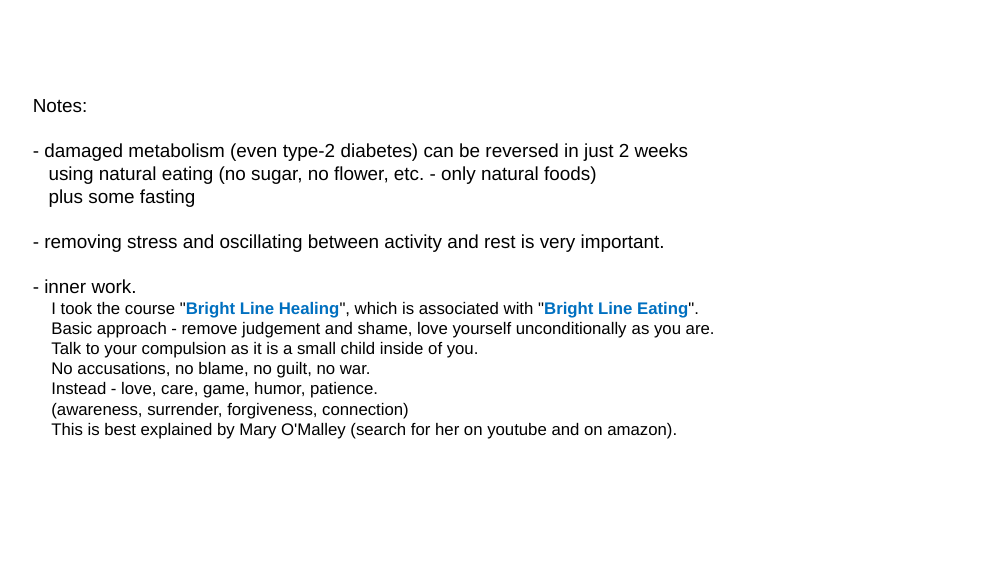
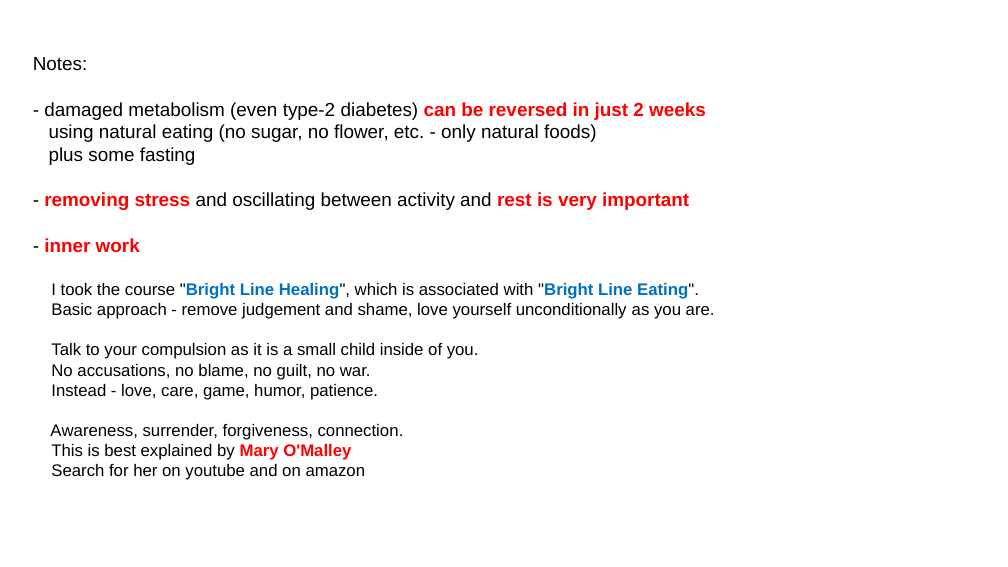
Before and after one commit to lselector/misc, a slide deck: slide 10 of _Life_Lose_Weight.pptx (slide 6 before the commit). Drawn at 1008x567 pixels with LibreOffice and Linux fonts; fonts in the diff are those of the drawing. Boxes give left, top, right and bottom in pixels: in the first picture for what was removed or moved away, otherwise in the second. Text is boxed around its words. In the diff, an @@ line names an element or a change of style, - is before the commit and + after.

```diff
--- a/_Life_Lose_Weight.pptx
+++ b/_Life_Lose_Weight.pptx
@@ text "Notes: - damaged metabolism (even ...": place and size @@
-text "Notes: - damaged metabolism (even ..." at box(33, 99, 715, 439)
+text "Notes: - damaged metabolism (even ..." at box(33, 57, 715, 480)
@@ text at box(33, 57, 706, 142): text colour #000000 to #FF0000, bold on in "can be reversed in just 2 weeks" @@
@@ text at box(44, 147, 715, 480): text changed @@
-plus some fasting
-- removing stress and oscillating between activity and rest is very important.
-- inner work.
-I took the course "Bright Line Healing", which is associated with "Bright Line Eating".
-Basic approach - remove judgement and shame, love yourself unconditionally as you are.
-Talk to your compulsion as it is a small child inside of you.
-No accusations, no blame, no guilt, no war.
-Instead - love, care, game, humor, patience.
-(awareness, surrender, forgiveness, connection)
-This is best explained by Mary O'Malley (search for her on youtube and on amazon).
+plus some fasting
+- removing stress and oscillating between activity and rest is very important
+- inner work
+I took the course "Bright Line Healing", which is associated with "Bright Line Eating".
+Basic approach - remove judgement and shame, love yourself unconditionally as you are.
+Talk to your compulsion as it is a small child inside of you.
+No accusations, no blame, no guilt, no war.
+Instead - love, care, game, humor, patience.
+Awareness, surrender, forgiveness, connection.
+This is best explained by Mary O'Malley
+Search for her on youtube and on amazon
```
Also in this commit, not shown: 11 other slides changed, 5 slides added, 1 slide removed.
